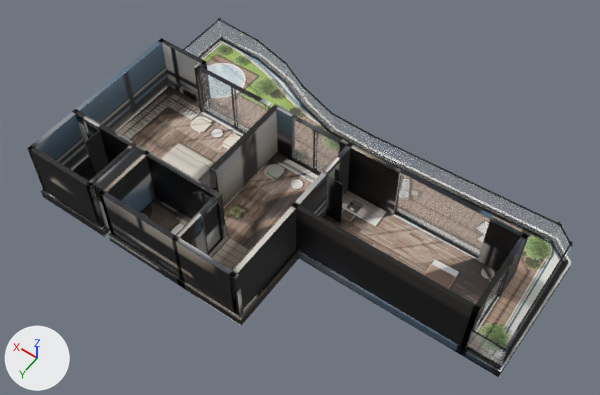
What one commit did to the glTF model _bake/glb/kent-54/model.glb.
Before and after are seen from a 50 mm camera at (-9.98, 14.78, 23.25) aimed at (0.24, 0.47, 0.77). The lights are fixed; the arrows at lower left show +X, +Y and +Z. The first picture is the older version. Where no turn or scale is listed for an object, it has been applied to the vertices. Vertices at exactly the same position are counted once.
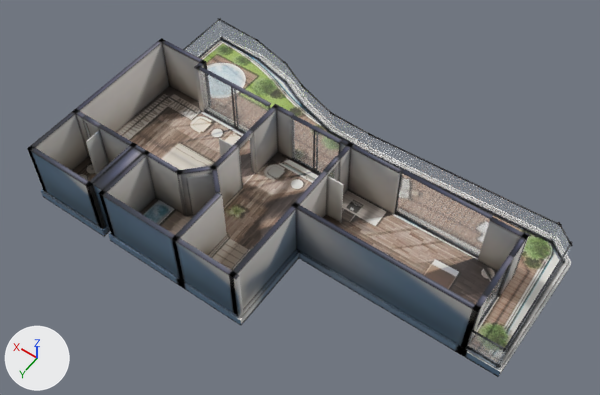
What differs and where, as boxes [x1, y1, x2, y2] in the pictures (600 x 395 px; the box of a moved part takes in the faces that stretch with it):
'Mesh_0', surface changed, reshaped (lighter): [27, 18, 573, 377] in both
part 1 of me_mesh_0, added: after [177, 166, 216, 175]
part 2 of me_mesh_0, moved or reshaped (mostly hidden before): before [193, 192, 204, 214]; after [187, 173, 215, 215]
part 3 of me_mesh_0, moved or reshaped: before [198, 190, 221, 239]; after [219, 138, 233, 156]
part 4 of me_mesh_0, moved or reshaped: before [216, 201, 223, 240]; after [239, 148, 243, 188]
part 5 of me_mesh_0, moved or reshaped: before [202, 217, 209, 255]; after [250, 134, 257, 174]
part 6 of me_mesh_0, moved or reshaped: before [98, 127, 227, 284]; after [98, 105, 278, 284]
part 7 of me_mesh_0, surface changed (lighter): [27, 18, 573, 376] in both

What changed in the scene script:
```text
Change mat_baked:
    where n3 = _N.new('ShaderNodeMapping'); n3.name = 'Mapping'
    n3.inputs[1].default_value: (0.000926, -14.97, 0.0) -> (0.000948, -14.97, 0.0)  # 'Location'
    n3.inputs[3].default_value: (14.35, 15.97, 1.0) -> (14.32, 15.97, 1.0)  # 'Scale'
Change me_mesh_0:
    used by ob_mesh_0; location = (-8.41, 5.11, -0.36)
    remove me_mesh_0.from_pydata(...)  # 1692 vertices, 2960 faces; spans x 0.0..16.7, y -10.3..0.0, z 0.0..2.6
    add me_mesh_0.from_pydata(...)  # 1740 vertices, 3048 faces; spans x 0.0..16.7, y -10.3..0.0, z 0.0..2.6
    me_mesh_0 part 1: the loose piece of 8 vertices spanning x 10.4..11.0, y -3.0..-2.3, z 2.6 is copied, and the copy is turned -82.6 degrees about the z axis through its middle and scaled by 1.85, then moved by (0.7, 0.0, 0.0); it spans x 10.9..11.9, y -3.2..-2.1, z 2.6
    me_mesh_0 part 2: the loose piece of 56 vertices spanning x 10.5..11.0, y -2.4..-1.9, z 0.4..2.4 is scaled about its middle by (1.25, 1.61, 1), then moved by (0.5, -0.5, 0.0)
    me_mesh_0 part 3: the loose piece of 56 vertices spanning x 10.2..10.9, y -2.1, z 0.4..2.4 is moved by (0.9, -2.2, 0.0)
    me_mesh_0 part 4: the loose piece of 8 vertices spanning x 10.1..10.3, y -2.1, z 0.4..2.5 is moved by (0.9, -2.2, 0.0)
    me_mesh_0 part 5: the loose piece of 8 vertices spanning x 10.1..10.3, y -1.3, z 0.4..2.5 is moved by (0.9, -3.8, 0.0)
    me_mesh_0 part 6: 17 vertices moved from x 10.1..11.0, y -3.0..-2.2, z 0.4..2.6 to x 10.2..11.7, y -3.1..-2.2, z 0.4..2.6; 55 vertices removed from x 10.0..11.0, y -3.1..-1.3, z 0.0..2.6; 95 vertices added at x 9.9..11.9, y -5.1..-2.0, z 0.0..2.6
    me_mesh_0 part 7: 1326 kept faces spanning x 0.0..16.7, y -10.3..0.0, z 0.0..2.6 get new texture (UV) coordinates
    other edits to the shape of me_mesh_0 do not show in these pictures
```
